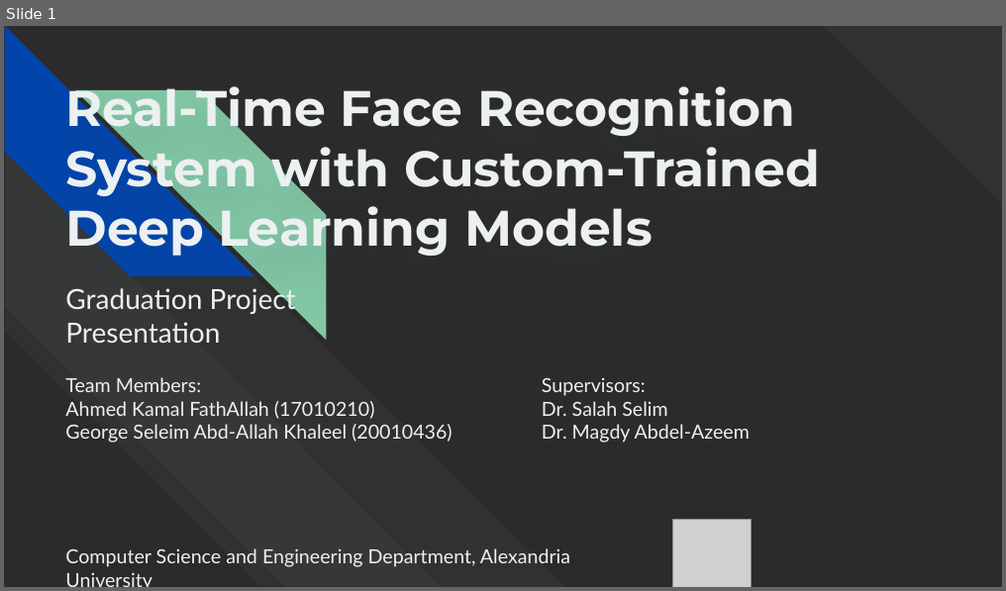
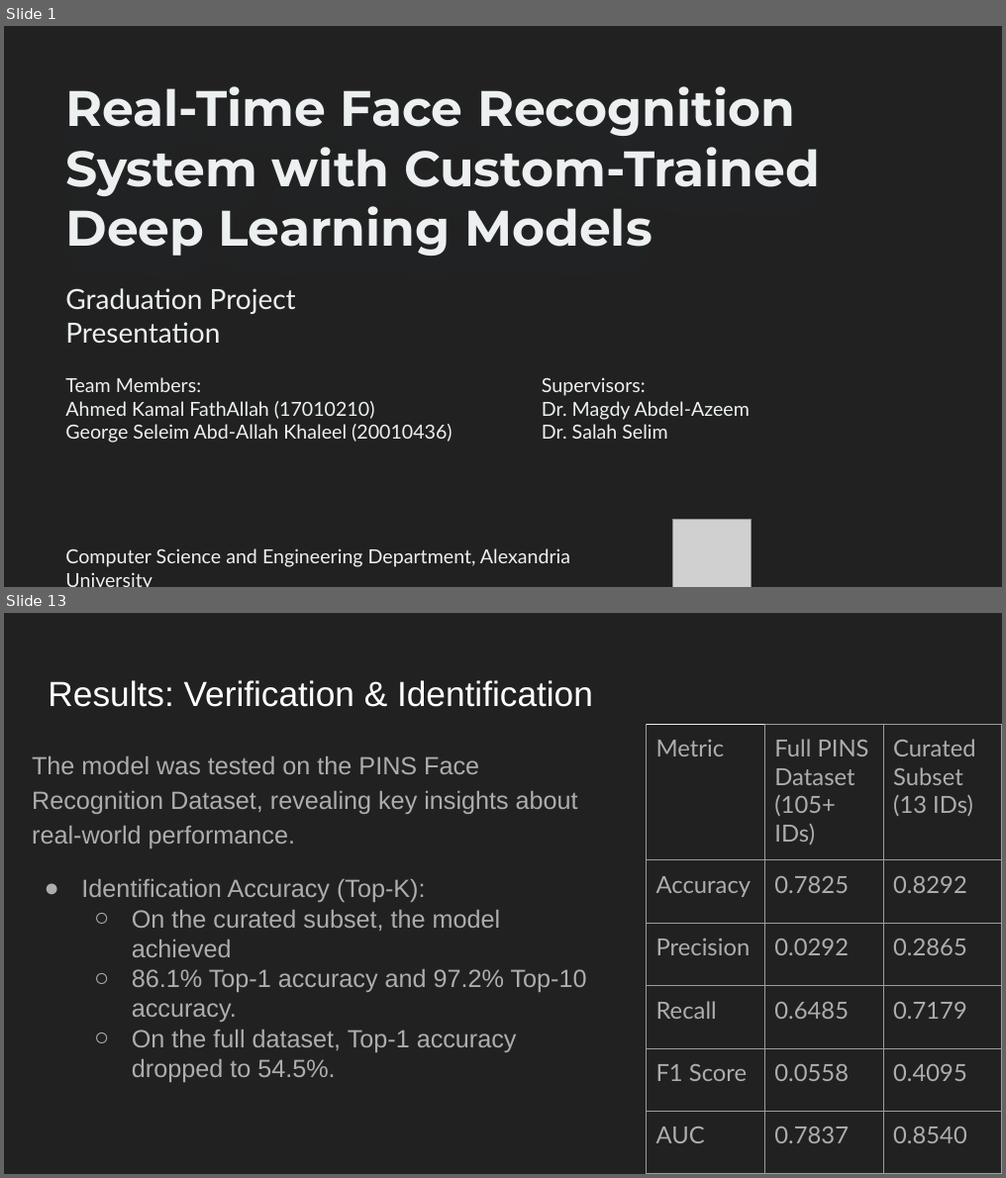
Before and after one commit to AhmedKamal75/Graduation_Project, a slide deck: Real-Time Face Recognition System with Custom-Trained Deep Learning Models.pptx. Shown one above the other, each under a label of ours: slide 1 before the commit, slides 1 and 13 after it; the slides between them are not shown. The pictures are 1006x591 and 1006x1178 pixels, drawn with LibreOffice and Linux fonts; fonts in the diff are those of the drawing; grey boxes stand for pictures; background and template pictures are left out; a plain dark background stands for a picture behind light text. Boxes give left, top, right and bottom in pixels: in the first picture for what was removed or moved away, otherwise in the second. Text is boxed around its words. In the diff, an @@ line names an element or a change of style, - is before the commit and + after.

```diff
--- a/Real-Time Face Recognition System with Custom-Trained Deep Learning Models.pptx
+++ b/Real-Time Face Recognition System with Custom-Trained Deep Learning Models.pptx
@@ slide 13 added at (4, 613, 1002, 1174), background #212121 @@
@@ title added at (48, 680, 593, 707), 25.2 pt, text #FFFFFF @@
+Results: Verification & Identification
@@ table added at (646, 724, 1002, 1148), 6 rows, 3 columns @@
+Metric | Full PINS Dataset (105+ IDs) | Curated Subset (13 IDs)
+Accuracy | 0.7825 | 0.8292
+Precision | 0.0292 | 0.2865
+Recall | 0.6485 | 0.7179
+F1 Score | 0.0558 | 0.4095
+AUC | 0.7837 | 0.8540
@@ text added at (32, 757, 578, 849), 18 pt, text #ADADAD @@
+The model was tested on the PINS Face Recognition Dataset, revealing key insights about real-world performance.
@@ text added at (81, 879, 587, 1082), 18 pt, text #ADADAD @@
+● Identification Accuracy (Top-K):
+  ○ On the curated subset, the model achieved
+  ○ 86.1% Top-1 accuracy and 97.2% Top-10 accuracy.
+  ○ On the full dataset, Top-1 accuracy dropped to 54.5%.
@@ slide 1 changed as well @@
@@ background picture (left out) to #212121 @@
@@ diag stripe removed at (823, 26, 1002, 205) @@
@@ group removed at (4, 27, 566, 586): 4 diag stripes @@
@@ text at (542, 401, 749, 420): paragraph added @@
+Dr. Magdy Abdel-Azeem
@@ text at (542, 424, 749, 443): paragraph removed @@
-Dr. Magdy Abdel-Azeem
```
Also in this commit, not shown: 10 other slides changed, 10 other slides added, 6 slides removed, 5 other files.
